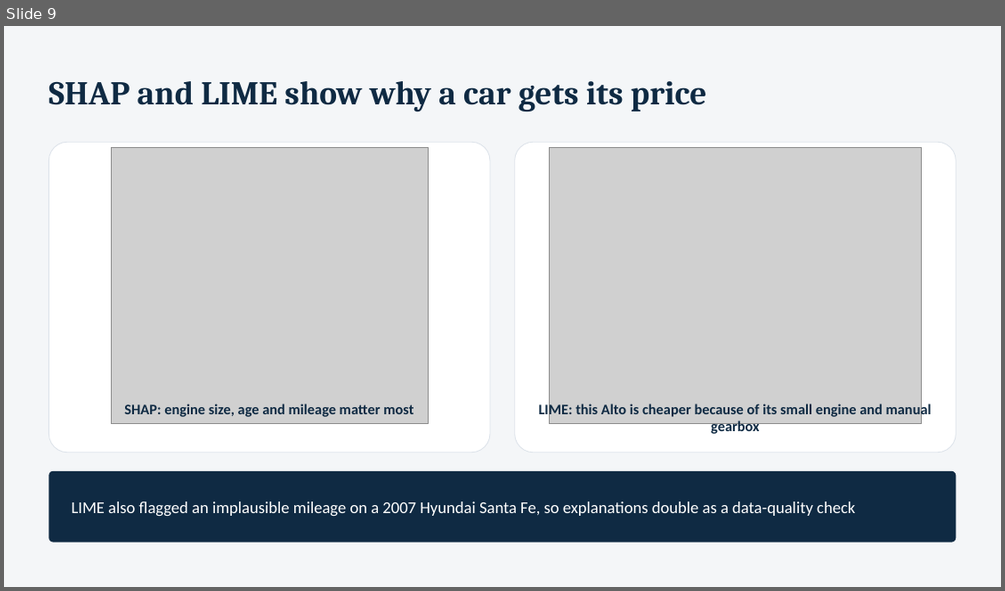
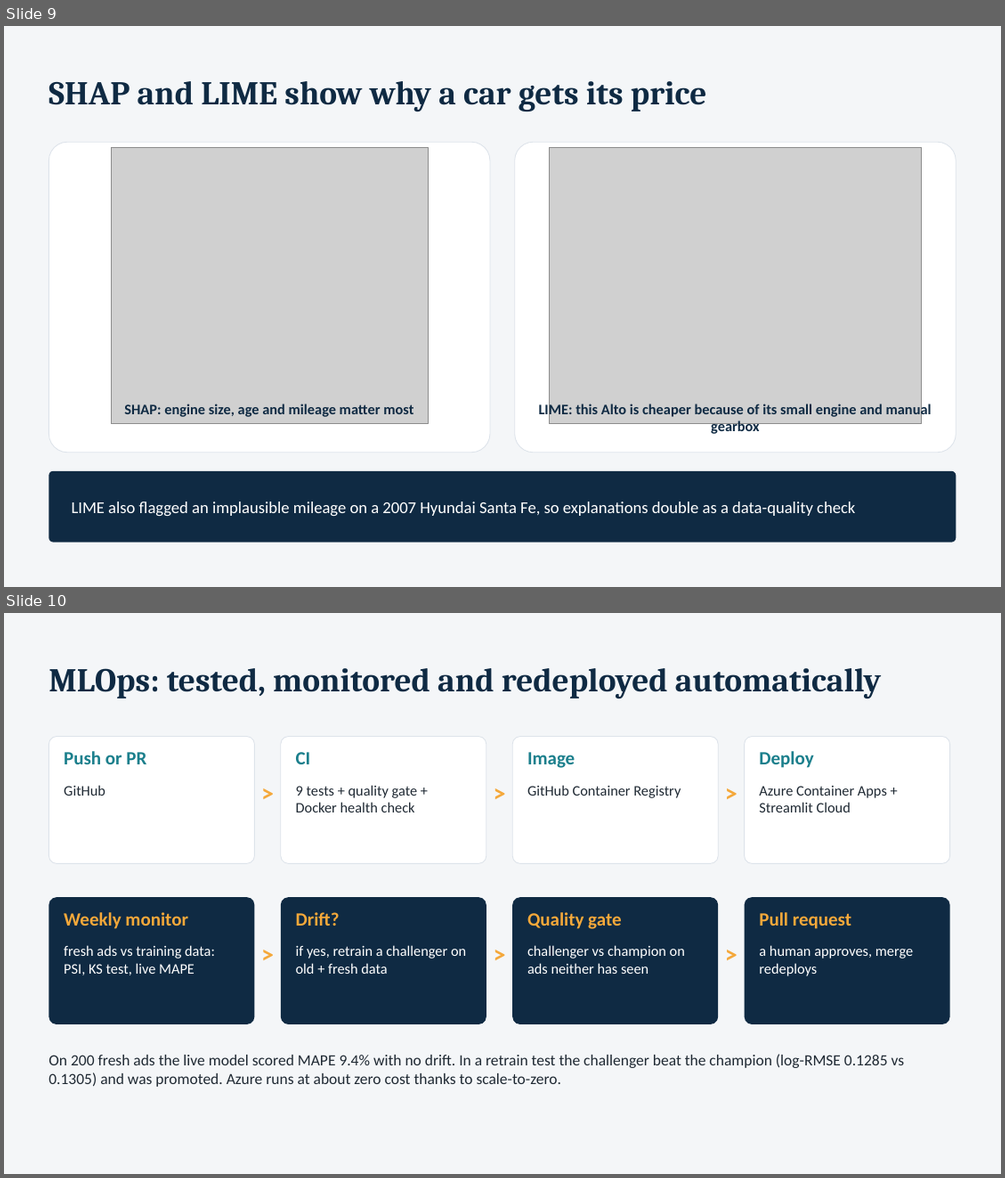
Before and after one commit to crazy-diya/ML_Assignment-269136C, a slide deck: Presentation_Vehicle_Price_Prediction.pptx. Shown one above the other, each under a label of ours: slide 9 before the commit, slides 9 and 10 after it. The pictures are 1005x591 and 1005x1178 pixels, drawn with LibreOffice and Linux fonts; fonts in the diff are those of the drawing; grey boxes stand for pictures. Boxes give left, top, right and bottom in pixels: in the first picture for what was removed or moved away, otherwise in the second. Text is boxed around its words. In the diff, an @@ line names an element or a change of style, - is before the commit and + after.

```diff
--- a/Presentation_Vehicle_Price_Prediction.pptx
+++ b/Presentation_Vehicle_Price_Prediction.pptx
@@ slide 10 added at box(4, 613, 1001, 1174), background #F4F6F8 @@
@@ text added at box(48, 668, 881, 698), 32 pt, text #0F2A43, bold @@
+MLOps: tested, monitored and redeployed automatically
@@ rounded rectangle added at box(48, 737, 254, 863), fill #FFFFFF, outline #DDE3EA 0.75 pt @@
@@ rounded rectangle added at box(281, 737, 486, 863), fill #FFFFFF, outline #DDE3EA 0.75 pt @@
@@ rounded rectangle added at box(512, 737, 718, 863), fill #FFFFFF, outline #DDE3EA 0.75 pt @@
@@ rounded rectangle added at box(744, 737, 950, 863), fill #FFFFFF, outline #DDE3EA 0.75 pt @@
@@ text added at box(64, 751, 146, 764), 18 pt, text #1B7F8C, bold @@
+Push or PR
@@ text added at box(296, 752, 311, 764), 18 pt, text #1B7F8C, bold @@
+CI
@@ text added at box(527, 752, 574, 768), 18 pt, text #1B7F8C, bold @@
+Image
@@ text added at box(759, 751, 813, 768), 18 pt, text #1B7F8C, bold @@
+Deploy
@@ text added at box(64, 785, 105, 795), 14 pt, text #1F2933 @@
+GitHub
@@ text added at box(254, 778, 281, 815), 24 pt, text #F4A83A, bold @@
+>
@@ text added at box(296, 785, 418, 812), 14 pt, text #1F2933 @@
+9 tests + quality gate + Docker health check
@@ text added at box(486, 778, 512, 815), 24 pt, text #F4A83A, bold @@
+>
@@ text added at box(527, 785, 680, 798), 14 pt, text #1F2933 @@
+GitHub Container Registry
@@ text added at box(718, 778, 744, 815), 24 pt, text #F4A83A, bold @@
+>
@@ text added at box(759, 786, 887, 812), 14 pt, text #1F2933 @@
+Azure Container Apps + Streamlit Cloud
@@ rounded rectangle added at box(48, 897, 254, 1024), fill #0F2A43 @@
@@ rounded rectangle added at box(281, 897, 486, 1024), fill #0F2A43 @@
@@ rounded rectangle added at box(512, 897, 718, 1024), fill #0F2A43 @@
@@ rounded rectangle added at box(744, 897, 950, 1024), fill #0F2A43 @@
@@ text added at box(64, 912, 188, 929), 18 pt, text #F4A83A, bold @@
+Weekly monitor
@@ text added at box(296, 912, 340, 925), 18 pt, text #F4A83A, bold @@
+Drift?
@@ text added at box(527, 912, 621, 929), 18 pt, text #F4A83A, bold @@
+Quality gate
@@ text added at box(759, 912, 851, 929), 18 pt, text #F4A83A, bold @@
+Pull request
@@ text added at box(64, 945, 215, 975), 14 pt, text #FFFFFF @@
+fresh ads vs training data: PSI, KS test, live MAPE
@@ text added at box(254, 938, 281, 976), 24 pt, text #F4A83A, bold @@
+>
@@ text added at box(296, 945, 466, 973), 14 pt, text #FFFFFF @@
+if yes, retrain a challenger on old + fresh data
@@ text added at box(486, 938, 512, 976), 24 pt, text #F4A83A, bold @@
+>
@@ text added at box(527, 945, 685, 973), 14 pt, text #FFFFFF @@
+challenger vs champion on ads neither has seen
@@ text added at box(718, 938, 744, 976), 24 pt, text #F4A83A, bold @@
+>
@@ text added at box(759, 945, 913, 976), 14 pt, text #FFFFFF @@
+a human approves, merge redeploys
@@ text added at box(48, 1054, 905, 1086), 15 pt, text #1F2933 @@
+On 200 fresh ads the live model scored MAPE 9.4% with no drift. In a retrain test the challenger beat the champion (log-RMSE 0.1285 vs 0.1305) and was promoted. Azure runs at about zero cost thanks to scale-to-zero.
```
Also in this commit, not shown: 1 slide changed, 4 other files.
